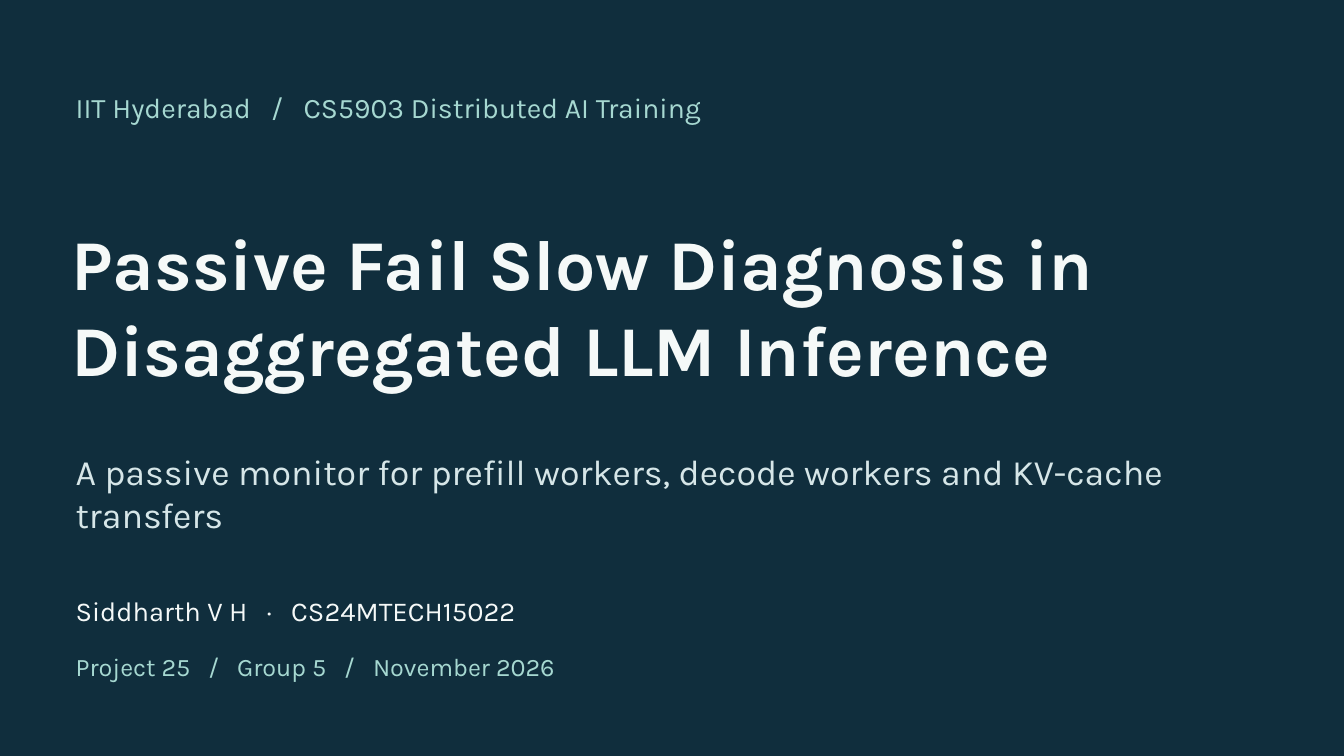
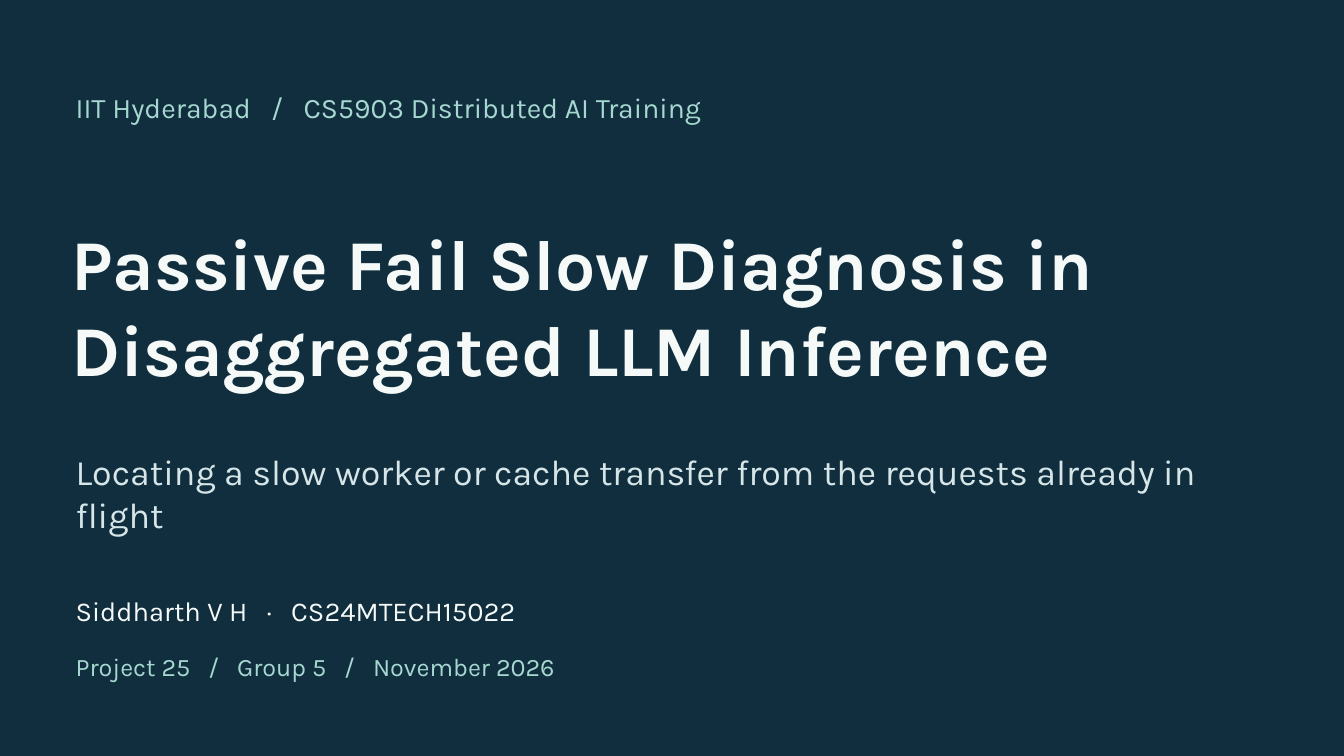
Before and after one commit to sid15022/DAT-CS5903, a slide deck: slide 1 of docs/Final_Project_Presentation.pptx. Drawn at 1344x756 pixels with LibreOffice and Linux fonts; fonts in the diff are those of the drawing. Boxes give left, top, right and bottom in pixels: in the first picture for what was removed or moved away, otherwise in the second. Text is boxed around its words. In the diff, an @@ line names an element or a change of style, - is before the commit and + after.

```diff
--- a/docs/Final_Project_Presentation.pptx
+++ b/docs/Final_Project_Presentation.pptx
@@ text at [76,460,1195,537]: text changed @@
-A passive monitor for prefill workers, decode workers and KV-cache transfers
+Locating a slow worker or cache transfer from the requests already in flight
```
Also in this commit, not shown: 11 other slides changed, 3 slides added.
